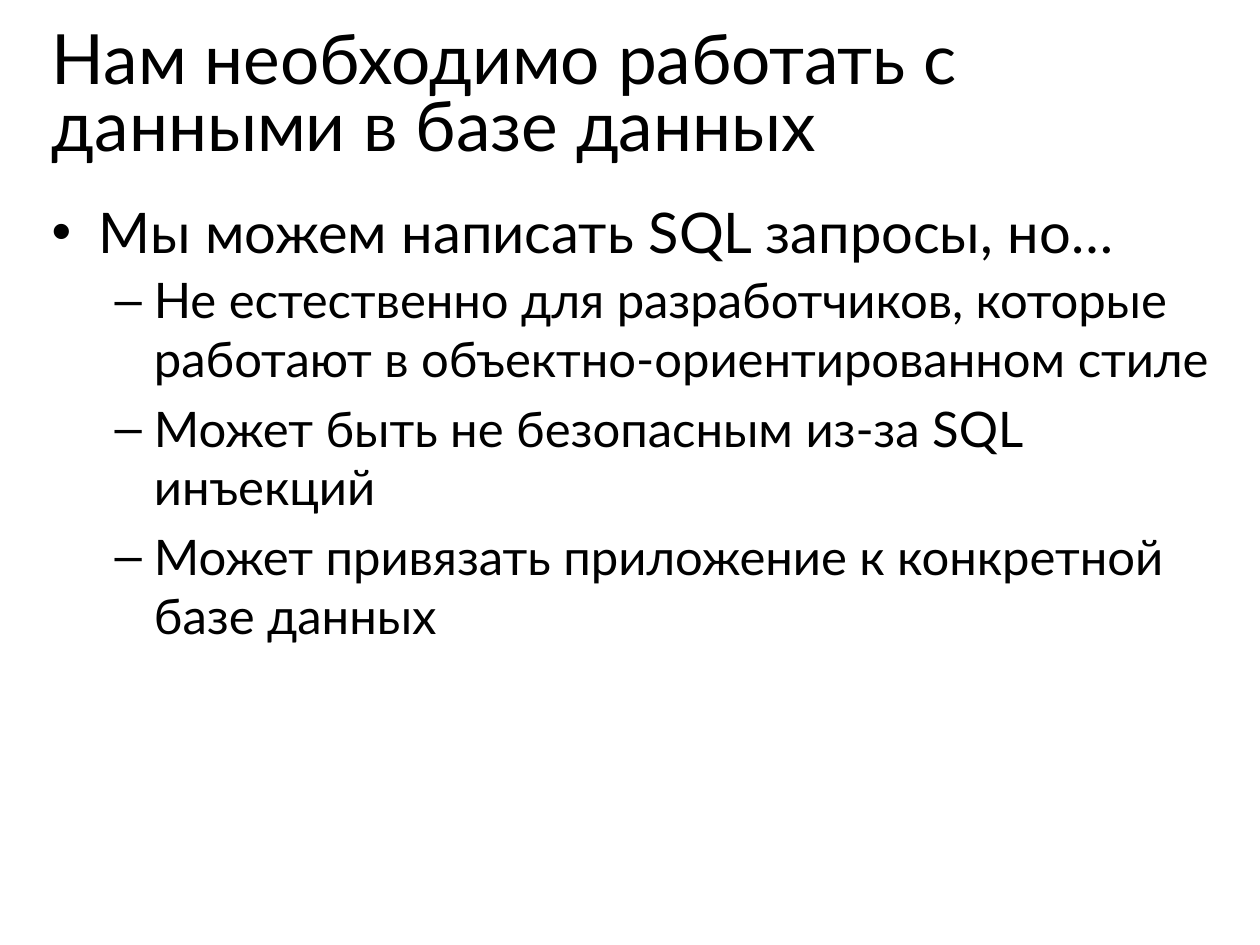
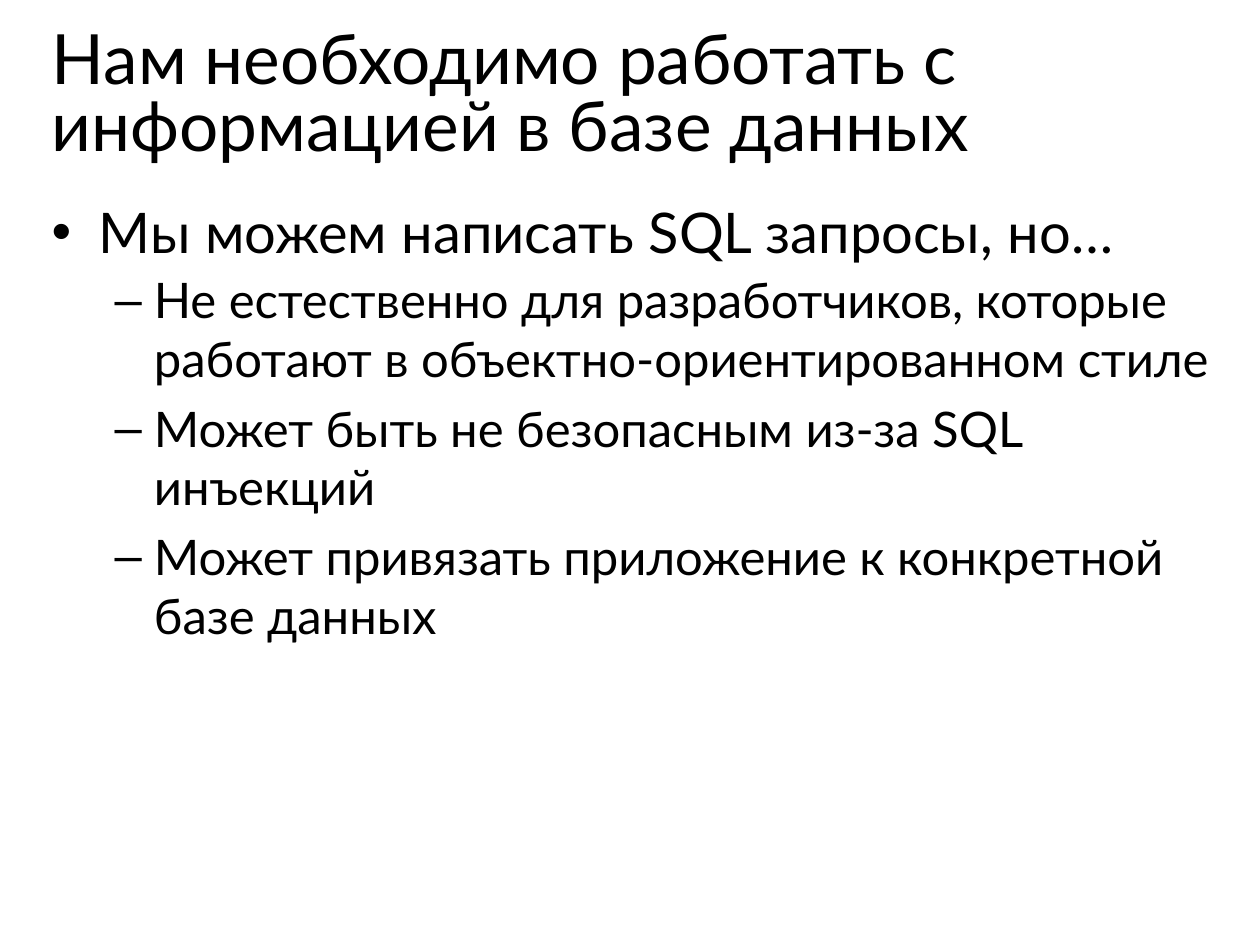
Before and after one commit to maxchv/LearnPython, a slide deck: slide 8 of week12/Models.pptx. Drawn at 1260x945 pixels with LibreOffice and Linux fonts; fonts in the diff are those of the drawing. Boxes give left, top, right and bottom in pixels: in the first picture for what was removed or moved away, otherwise in the second. Text is boxed around its words. In the diff, an @@ line names an element or a change of style, - is before the commit and + after.

```diff
--- a/week12/Models.pptx
+++ b/week12/Models.pptx
@@ title at (x1=52, y1=34, x2=969, y2=163): text changed @@
-Нам необходимо работать с данными в базе данных
+Нам необходимо работать с информацией в базе данных
```
Also in this commit, not shown: 5 other slides changed, 17 slides added.
